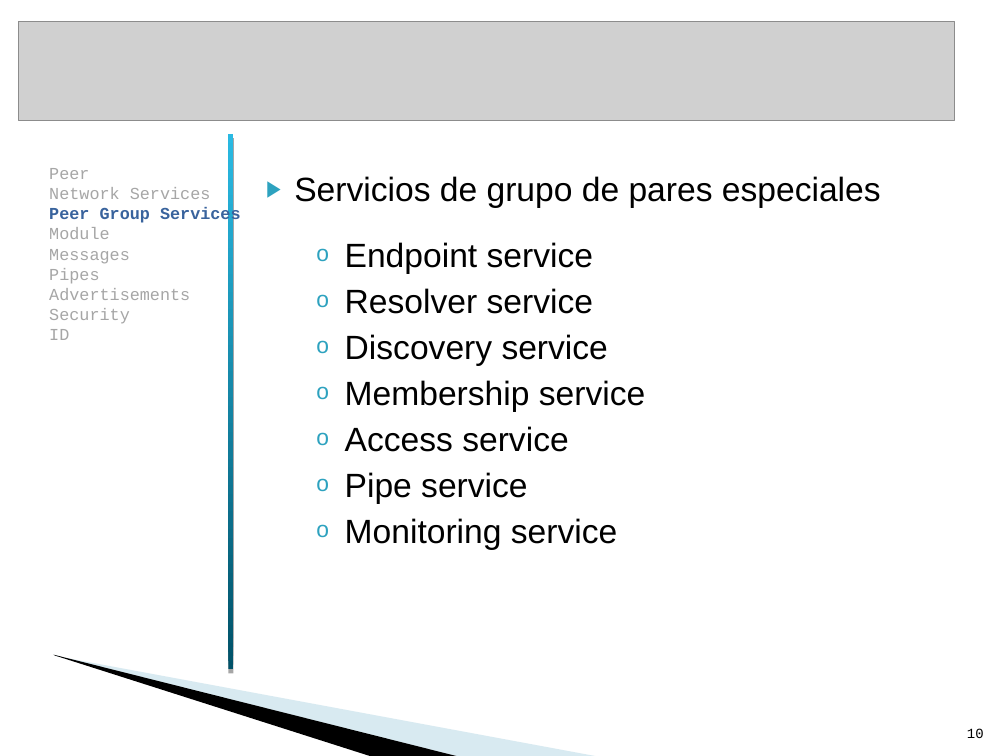
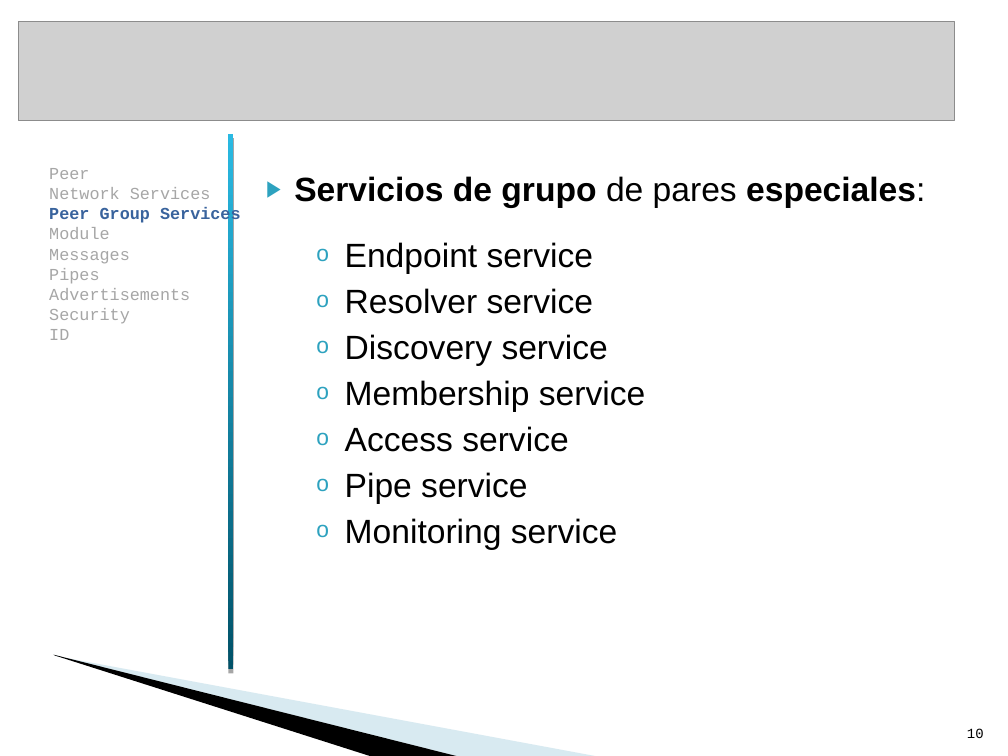
Before and after one commit to txedo/isi-practicas-5, a slide deck: slide 10 of sistemas-colaboracion/p2p-jxta/presentacion/PresentaciónColaboracion.ppt. Drawn at 1008x756 pixels with LibreOffice and Linux fonts; fonts in the diff are those of the drawing; grey boxes stand for pictures; background and template pictures are left out. Boxes give left, top, right and bottom in pixels: in the first picture for what was removed or moved away, otherwise in the second. Text is boxed around its words. In the diff, an @@ line names an element or a change of style, - is before the commit and + after.

```diff
--- a/sistemas-colaboracion/p2p-jxta/presentacion/PresentaciónColaboracion.ppt
+++ b/sistemas-colaboracion/p2p-jxta/presentacion/PresentaciónColaboracion.ppt
@@ text at (294,176,925,208): text changed; bold on @@
-▶ Servicios de grupo de pares especiales
+▶ Servicios de grupo de pares especiales:
```
Also in this commit, not shown: 13 other slides changed, 1 slide added, 3 slides removed.
